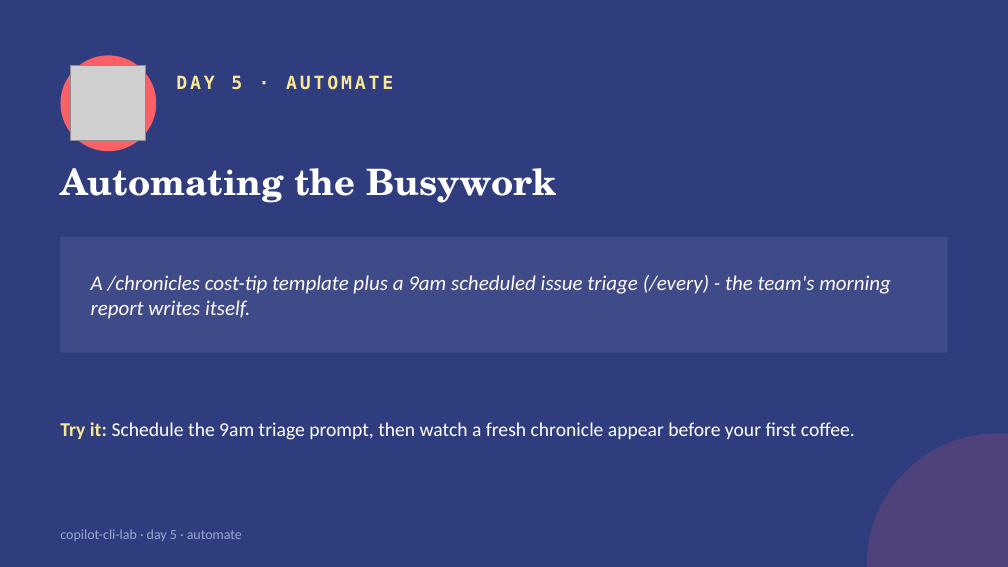
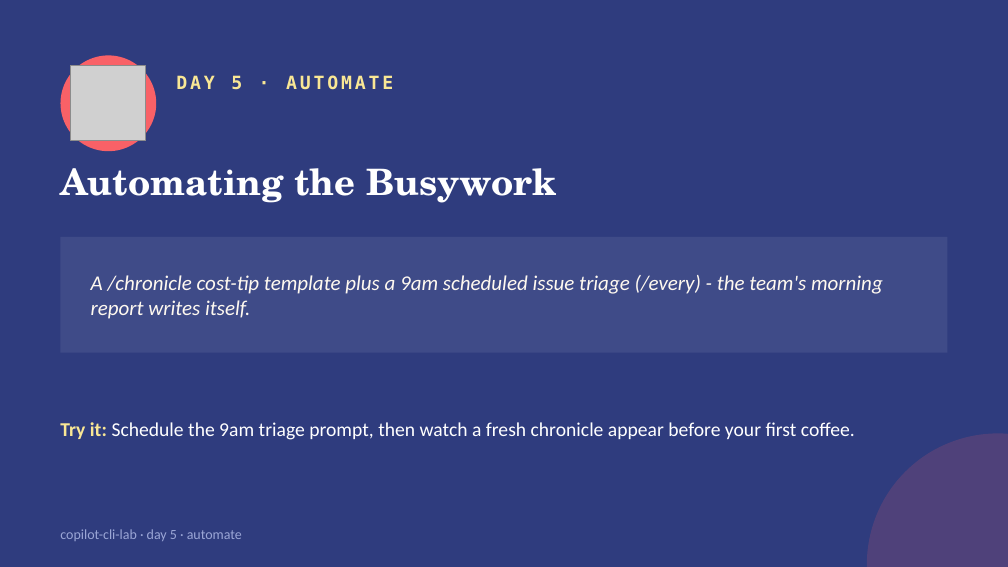
Before and after one commit to kandanai-leenutaphong-backup/copilot-cli-lab, a slide deck: slide 8 of slides/copilot-cli-lab.pptx. Drawn at 1008x567 pixels with LibreOffice and Linux fonts; fonts in the diff are those of the drawing; grey boxes stand for pictures. Boxes give left, top, right and bottom in pixels: in the first picture for what was removed or moved away, otherwise in the second. Text is boxed around its words. In the diff, an @@ line names an element or a change of style, - is before the commit and + after.

```diff
--- a/slides/copilot-cli-lab.pptx
+++ b/slides/copilot-cli-lab.pptx
@@ text at box(91, 275, 883, 319): text changed @@
-A /chronicles cost-tip template plus a 9am scheduled issue triage (/every) - the team's morning report writes itself.
+A /chronicle cost-tip template plus a 9am scheduled issue triage (/every) - the team's morning report writes itself.
```
Also in this commit, not shown: 2 other slides changed, 11 other files.
